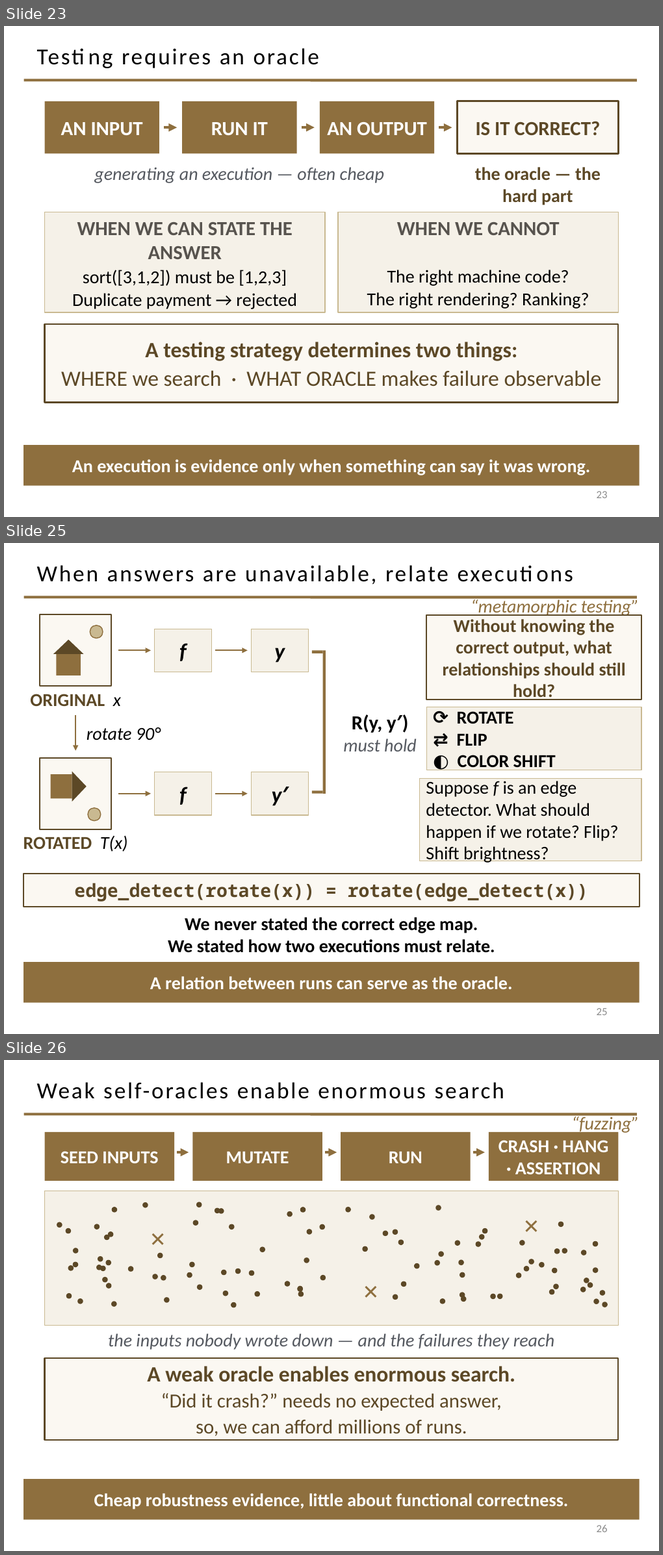
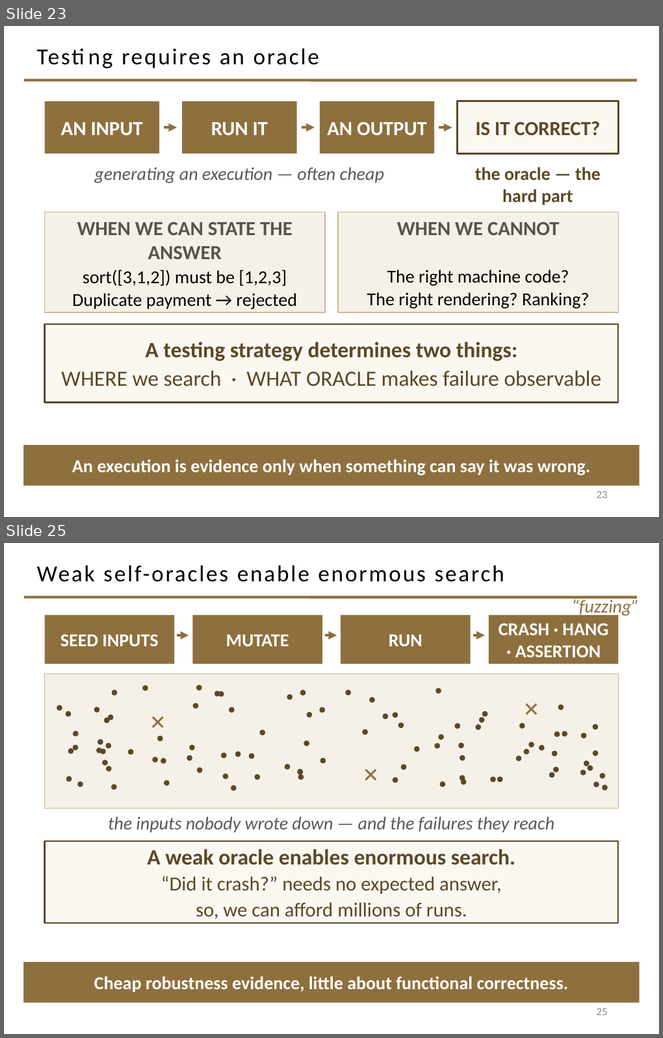
Before and after one commit to davisjam/model-based-agentic-software-engineering, a slide deck: course/lectures/act-1-foundations/08-validation/1-8-Validation.pptx. Shown one above the other, each under a label of ours: slides 23, 25 and 26 before the commit, slides 23 and 25 after it; the slides between them are not shown. The pictures are 663x1555 and 663x1038 pixels, drawn with LibreOffice and Linux fonts; fonts in the diff are those of the drawing; background and template pictures are left out. Boxes give left, top, right and bottom in pixels: in the first picture for what was removed or moved away, otherwise in the second. Text is boxed around its words. In the diff, an @@ line names an element or a change of style, - is before the commit and + after.

```diff
--- a/course/lectures/act-1-foundations/08-validation/1-8-Validation.pptx
+++ b/course/lectures/act-1-foundations/08-validation/1-8-Validation.pptx
@@ slide 25 removed at [4,543,659,1034], background #FFFFFF; not listed: 1 template element that a slide beside it also shows @@
@@ title removed at [37,565,449,585] @@
-When answers are unavailable, relate executions
@@ text removed at [471,598,639,616] @@
-“metamorphic testing”
@@ rectangle removed at [426,615,642,700] @@
-Without knowing the correct output, what relationships should still hold?
@@ group removed at [40,615,111,686]: 2 rectangles, 1 triangle, 1 ellipse @@
@@ rectangle removed at [155,629,212,672] @@
-f
@@ rectangle removed at [251,629,308,672] @@
-y
@@ arrow removed from (118, 650) to (151, 650) @@
@@ arrow removed from (216, 650) to (248, 650) @@
@@ rectangle removed at [312,650,322,653] @@
@@ rectangle removed at [323,650,326,794] @@
@@ text removed at [30,694,121,706] @@
-ORIGINAL x
@@ arrow removed from (76, 715) to (76, 751) @@
@@ text removed at [343,715,417,752] @@
-R(y, y′)
-must hold
@@ rectangle removed at [426,707,642,770] @@
-⟳ ROTATE
-⇄ FLIP
-◐ COLOR SHIFT
@@ text removed at [87,728,161,741] @@
-rotate 90°
@@ rectangle removed at [155,772,212,815] @@
-f
@@ rectangle removed at [251,772,308,815] @@
-y′
@@ arrow removed from (118, 794) to (151, 794) @@
@@ arrow removed from (216, 794) to (248, 794) @@
@@ rectangle removed at [312,791,322,793] @@
@@ rectangle removed at [419,779,642,861] @@
-Suppose f is an edge detector. What should happen if we rotate? Flip? Shift brightness?
@@ group removed at [40,758,111,829]: 2 rectangles, 1 triangle, 1 ellipse @@
@@ text removed at [24,835,128,852] @@
-ROTATED T(x)
@@ rectangle removed at [24,874,640,906] @@
-edge_detect(rotate(x)) = rotate(edge_detect(x))
@@ text removed at [168,917,495,953] @@
-We never stated the correct edge map.
-We stated how two executions must relate.
@@ rectangle removed at [24,962,640,1003] @@
-A relation between runs can serve as the oracle.
@@ page number removed at [597,1008,608,1016] @@
-25
@@ what was slide 26 is now slide 25 @@
@@ page number at [597,1008,608,1016]: text changed @@
-26
+25
```
Also in this commit, not shown: 1 slide changed, 1 slide added, 1 other slide removed, 2 other files.
